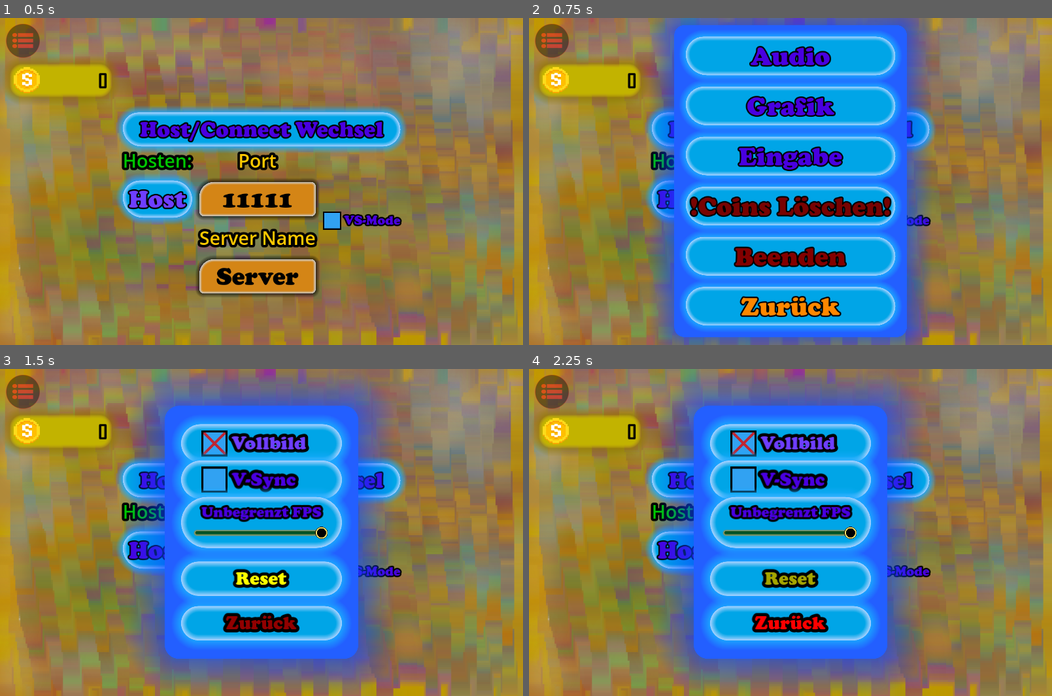
Above: before the commit, frames 1-4 (two rows, left to right).
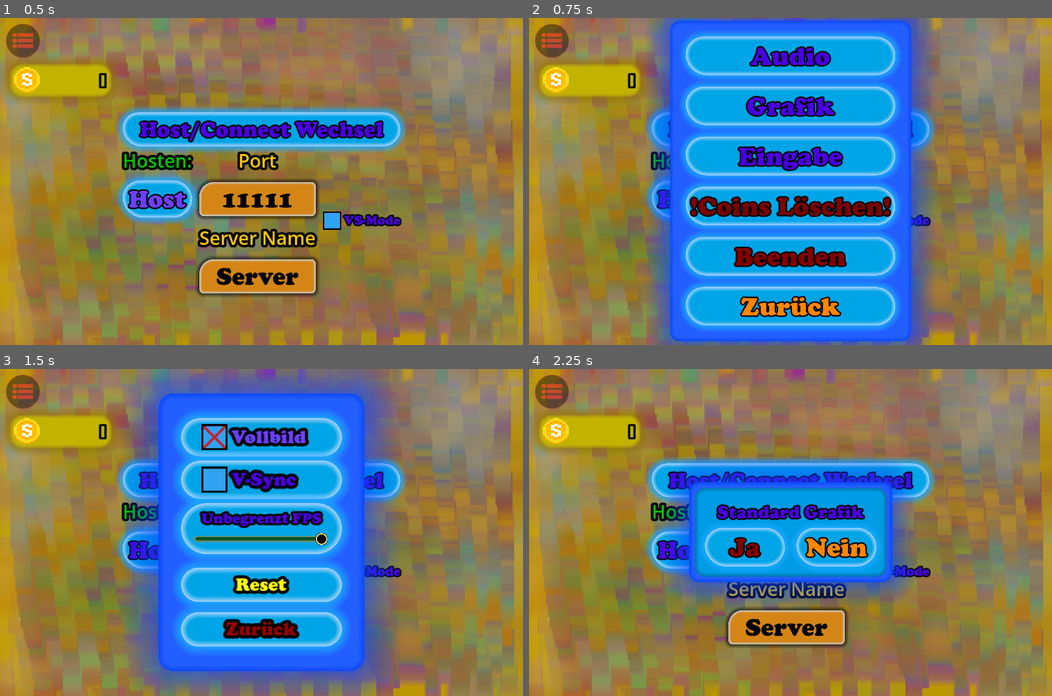
Above: after the commit, the same moments.

Repository: NIK-98/Paint_The_Ground
Game: Godot game, scene res://sceens/main.tscn
The game is run twice, just before and just after one commit, with the same random seed, the same clock (stepped at 60 frames per second) and the same inputs.
Inputs (mouse positions are in pixels of both pictures, inside the frame that each line leads up to):
- Up to frame 1 (0.5 s): no input
- Up to frame 2 (0.75 s): click (549, 40) at 0.5 s
- Up to frame 3 (1.5 s): click "Grafik" at 1.25 s
- Up to frame 4 (2.25 s): click "Reset" at 2 s

Frame 1 is identical in both runs. In frame 2, 3.4% of the frame differs, in the area x 23-78%, y 0-100%; in frame 3, 27%; in frame 4, 38%, in the area x 25-75%, y 2-98%.

Commit message:
UI Optimiert

Diff:
--- a/sceens/Grafik.tscn
+++ b/sceens/Grafik.tscn
@@ -9,6 +9,12 @@
 
 [sub_resource type="StyleBoxFlat" id="StyleBoxFlat_0cxsb"]
 bg_color = Color(0.136623, 0.372036, 0.999999, 1)
+border_width_left = 15
+border_width_top = 15
+border_width_right = 15
+border_width_bottom = 15
+border_color = Color(0.0470588, 0.282353, 1, 1)
+border_blend = true
 corner_radius_top_left = 35
 corner_radius_top_right = 35
 corner_radius_bottom_right = 35
@@ -438,7 +444,7 @@
 
 [node name="VBoxContainer" type="VBoxContainer" parent="CanvasLayer/CenterContainer/PanelContainer/MarginContainer/VBoxContainer"]
 layout_mode = 2
-theme_override_constants/separation = -5
+theme_override_constants/separation = 10
 
 [node name="FullScreen" type="CheckBox" parent="CanvasLayer/CenterContainer/PanelContainer/MarginContainer/VBoxContainer/VBoxContainer"]
 layout_mode = 2
--- /dev/null
+++ b/sceens/akzeptieren.tscn
@@ -0,0 +1,265 @@
+[gd_scene load_steps=18 format=3 uid="uid://cm0bg75ggl3jp"]
+
+[ext_resource type="FontFile" uid="uid://ciijjbxlx6xl7" path="res://resources/fonts/COOPBL.ttf" id="1_v7suu"]
+[ext_resource type="Script" path="res://scripts/akzeptieren.gd" id="1_ycop2"]
+
+[sub_resource type="StyleBoxFlat" id="StyleBoxFlat_v44mi"]
+bg_color = Color(0.137, 0.372, 63.243, 1)
+border_width_left = 15
+border_width_top = 15
+border_width_right = 15
+border_width_bottom = 15
+border_color = Color(0.0461662, 0.283828, 0.999996, 1)
+border_blend = true
+corner_radius_top_left = 35
+corner_radius_top_right = 35
+corner_radius_bottom_right = 35
+corner_radius_bottom_left = 35
+expand_margin_left = 40.0
+expand_margin_top = 40.0
+expand_margin_right = 40.0
+expand_margin_bottom = 40.0
+shadow_color = Color(0.0375193, 0.275378, 1, 0.6)
+shadow_size = 90
+
+[sub_resource type="StyleBoxEmpty" id="StyleBoxEmpty_q6y0u"]
+
+[sub_resource type="StyleBoxFlat" id="StyleBoxFlat_4n6q3"]
+bg_color = Color(2.40654e-08, 0.280974, 0.196912, 1)
+border_width_left = 15
+border_width_top = 15
+border_width_right = 15
+border_width_bottom = 15
+border_color = Color(0, 0.282, 0.196, 0.286)
+border_blend = true
+corner_radius_top_left = 150
+corner_radius_bottom_right = 150
+shadow_color = Color(0, 0.282, 0.196, 0.757)
+shadow_size = 25
+
+[sub_resource type="StyleBoxFlat" id="StyleBoxFlat_h117j"]
+bg_color = Color(0, 0.647733, 0.903827, 1)
+border_width_left = 15
+border_width_top = 15
+border_width_right = 15
+border_width_bottom = 15
+border_color = Color(0.646257, 0.819201, 1, 1)
+border_blend = true
+corner_radius_top_left = 859
+corner_radius_top_right = 1024
+corner_radius_bottom_right = 1024
+corner_radius_bottom_left = 1024
+shadow_color = Color(0.099, 0.67, 1, 0.854)
+shadow_size = 25
+
+[sub_resource type="StyleBoxFlat" id="StyleBoxFlat_4uxn1"]
+bg_color = Color(0, 0.647733, 0.903827, 1)
+border_width_left = 15
+border_width_top = 15
+border_width_right = 15
+border_width_bottom = 15
+border_color = Color(0.646257, 0.819201, 1, 1)
+border_blend = true
+corner_radius_top_left = 1024
+corner_radius_top_right = 1024
+corner_radius_bottom_right = 1024
+corner_radius_bottom_left = 1024
+shadow_color = Color(0.099, 0.67, 1, 0.854)
+shadow_size = 25
+
+[sub_resource type="StyleBoxFlat" id="StyleBoxFlat_udp7r"]
+bg_color = Color(0, 0.647733, 0.903827, 1)
+border_width_left = 15
+border_width_top = 15
+border_width_right = 15
+border_width_bottom = 15
+border_color = Color(0.646257, 0.819201, 1, 1)
+border_blend = true
+corner_radius_top_left = 1024
+corner_radius_top_right = 1024
+corner_radius_bottom_right = 1024
+corner_radius_bottom_left = 1024
+expand_margin_left = 35.0
+expand_margin_right = 35.0
+expand_margin_bottom = 20.0
+shadow_color = Color(0.099, 0.67, 1, 0.854)
+shadow_size = 25
+
+[sub_resource type="Theme" id="Theme_6sfp6"]
+default_font = ExtResource("1_v7suu")
+Button/colors/font_color = Color(0.284398, 0.000272228, 0.877517, 1)
+Button/colors/font_focus_color = Color(0.433069, 0.241361, 1, 1)
+Button/colors/font_hover_color = Color(0.431373, 0.243137, 1, 1)
+Button/colors/font_hover_pressed_color = Color(0.431373, 0.243137, 1, 1)
+Button/colors/font_outline_color = Color(0, 0, 0, 1)
+Button/colors/font_pressed_color = Color(0.431373, 0.243137, 1, 1)
+Button/constants/outline_size = 20
+Button/font_sizes/font_size = 45
+Button/styles/focus = SubResource("StyleBoxEmpty_q6y0u")
+Button/styles/hover = SubResource("StyleBoxFlat_4n6q3")
+Button/styles/normal = SubResource("StyleBoxFlat_h117j")
+Button/styles/pressed = SubResource("StyleBoxFlat_4uxn1")
+Label/colors/font_color = Color(0.286275, 0, 0.878431, 1)
+Label/colors/font_outline_color = Color(0, 0, 0, 1)
+Label/constants/outline_size = 20
+Label/styles/normal = SubResource("StyleBoxFlat_udp7r")
+
+[sub_resource type="StyleBoxFlat" id="StyleBoxFlat_tdoe4"]
+bg_color = Color(9.62615e-07, 0.605707, 0.896598, 1)
+border_width_left = 15
+border_width_top = 15
+border_width_right = 15
+border_width_bottom = 15
+border_color = Color(1.15514e-06, 0.459416, 0.689032, 1)
+border_blend = true
+corner_radius_top_left = 35
+corner_radius_top_right = 35
+corner_radius_bottom_right = 35
+corner_radius_bottom_left = 35
+expand_margin_left = 35.0
+expand_margin_top = 35.0
+expand_margin_right = 35.0
+expand_margin_bottom = 175.0
+
+[sub_resource type="StyleBoxEmpty" id="StyleBoxEmpty_bf5ck"]
+
+[sub_resource type="StyleBoxFlat" id="StyleBoxFlat_f6q0u"]
+bg_color = Color(0, 0.647733, 0.903827, 1)
+border_width_left = 15
+border_width_top = 15
+border_width_right = 15
+border_width_bottom = 15
+border_color = Color(0.646257, 0.819201, 1, 1)
+border_blend = true
+corner_radius_top_left = 859
+corner_radius_top_right = 1024
+corner_radius_bottom_right = 1024
+corner_radius_bottom_left = 1024
+shadow_color = Color(0.099, 0.67, 1, 0.854)
+shadow_size = 25
+
+[sub_resource type="StyleBoxFlat" id="StyleBoxFlat_kngc3"]
+bg_color = Color(0, 0.647733, 0.903827, 1)
+border_width_left = 15
+border_width_top = 15
+border_width_right = 15
+border_width_bottom = 15
+border_color = Color(0.646257, 0.819201, 1, 1)
+border_blend = true
+corner_radius_top_left = 859
+corner_radius_top_right = 1024
+corner_radius_bottom_right = 1024
+corner_radius_bottom_left = 1024
+shadow_color = Color(0.099, 0.67, 1, 0.854)
+shadow_size = 25
+
+[sub_resource type="StyleBoxFlat" id="StyleBoxFlat_gqje5"]
+bg_color = Color(0, 0.647733, 0.903827, 1)
+border_width_left = 15
+border_width_top = 15
+border_width_right = 15
+border_width_bottom = 15
+border_color = Color(0.646257, 0.819201, 1, 1)
+border_blend = true
+corner_radius_top_left = 1024
+corner_radius_top_right = 1024
+corner_radius_bottom_right = 1024
+corner_radius_bottom_left = 1024
+shadow_color = Color(0.099, 0.67, 1, 0.854)
+shadow_size = 25
+
+[sub_resource type="Theme" id="Theme_hq385"]
+default_font = ExtResource("1_v7suu")
+Button/colors/font_color = Color(1, 0, 0, 1)
+Button/colors/font_focus_color = Color(0.513753, 1.11904e-06, 1.92523e-07, 1)
+Button/colors/font_hover_color = Color(0.513726, 0, 0, 1)
+Button/colors/font_hover_pressed_color = Color(0.513726, 0, 0, 1)
+Button/colors/font_outline_color = Color(0, 0, 0, 1)
+Button/colors/font_pressed_color = Color(0.513726, 0, 0, 1)
+Button/constants/outline_size = 20
+Button/font_sizes/font_size = 90
+Button/styles/focus = SubResource("StyleBoxEmpty_bf5ck")
+Button/styles/hover = SubResource("StyleBoxFlat_f6q0u")
+Button/styles/normal = SubResource("StyleBoxFlat_kngc3")
+Button/styles/pressed = SubResource("StyleBoxFlat_gqje5")
+
+[sub_resource type="StyleBoxFlat" id="StyleBoxFlat_qmeak"]
+bg_color = Color(0, 0.647733, 0.903827, 1)
+border_width_left = 15
+border_width_top = 15
+border_width_right = 15
+border_width_bottom = 15
+border_color = Color(0.646257, 0.819201, 1, 1)
+border_blend = true
+corner_radius_top_left = 859
+corner_radius_top_right = 1024
+corner_radius_bottom_right = 1024
+corner_radius_bottom_left = 1024
+shadow_color = Color(0.099, 0.67, 1, 0.854)
+shadow_size = 25
+
+[sub_resource type="Theme" id="Theme_2bw1u"]
+default_font = ExtResource("1_v7suu")
+Button/colors/font_color = Color(1, 0.529412, 0, 1)
+Button/colors/font_focus_color = Color(0.480708, 0.241753, 9.62615e-08, 1)
+Button/colors/font_hover_color = Color(0.482353, 0.243137, 0, 1)
+Button/colors/font_hover_pressed_color = Color(0.482353, 0.243137, 0, 1)
+Button/colors/font_outline_color = Color(0, 0, 0, 1)
+Button/colors/font_pressed_color = Color(0.482353, 0.243137, 0, 1)
+Button/constants/outline_size = 20
+Button/font_sizes/font_size = 90
+Button/styles/focus = SubResource("StyleBoxEmpty_bf5ck")
+Button/styles/hover = SubResource("StyleBoxFlat_qmeak")
+Button/styles/normal = SubResource("StyleBoxFlat_kngc3")
+Button/styles/pressed = SubResource("StyleBoxFlat_gqje5")
+
+[node name="akzeptieren" type="CenterContainer"]
+anchors_preset = 15
+anchor_right = 1.0
+anchor_bottom = 1.0
+offset_right = 550.0
+offset_bottom = 340.0
+grow_horizontal = 2
+grow_vertical = 2
+script = ExtResource("1_ycop2")
+
+[node name="PanelContainer" type="PanelContainer" parent="."]
+layout_mode = 2
+theme_override_styles/panel = SubResource("StyleBoxFlat_v44mi")
+
+[node name="VBoxContainer" type="VBoxContainer" parent="PanelContainer"]
+layout_mode = 2
+
+[node name="Label" type="Label" parent="PanelContainer/VBoxContainer"]
+layout_mode = 2
+theme = SubResource("Theme_6sfp6")
+theme_override_font_sizes/font_size = 61
+theme_override_styles/normal = SubResource("StyleBoxFlat_tdoe4")
+horizontal_alignment = 1
+vertical_alignment = 1
+
+[node name="CenterContainer" type="CenterContainer" parent="PanelContainer/VBoxContainer"]
+layout_mode = 2
+
+[node name="HBoxContainer" type="HBoxContainer" parent="PanelContainer/VBoxContainer/CenterContainer"]
+layout_mode = 2
+theme_override_constants/separation = 40
+
+[node name="Ja" type="Button" parent="PanelContainer/VBoxContainer/CenterContainer/HBoxContainer"]
+custom_minimum_size = Vector2(280, 0)
+layout_mode = 2
+theme = SubResource("Theme_hq385")
+text = "Ja"
+
+[node name="Nein" type="Button" parent="PanelContainer/VBoxContainer/CenterContainer/HBoxContainer"]
+custom_minimum_size = Vector2(280, 0)
+layout_mode = 2
+theme = SubResource("Theme_2bw1u")
+text = "Nein"
+
+[connection signal="focus_entered" from="PanelContainer/VBoxContainer/CenterContainer/HBoxContainer/Ja" to="." method="_on_focus_entered"]
+[connection signal="mouse_entered" from="PanelContainer/VBoxContainer/CenterContainer/HBoxContainer/Ja" to="." method="_on_mouse_entered"]
+[connection signal="pressed" from="PanelContainer/VBoxContainer/CenterContainer/HBoxContainer/Ja" to="." method="_on_ja_pressed"]
+[connection signal="focus_entered" from="PanelContainer/VBoxContainer/CenterContainer/HBoxContainer/Nein" to="." method="_on_focus_entered"]
+[connection signal="mouse_entered" from="PanelContainer/VBoxContainer/CenterContainer/HBoxContainer/Nein" to="." method="_on_mouse_entered"]
+[connection signal="pressed" from="PanelContainer/VBoxContainer/CenterContainer/HBoxContainer/Nein" to="." method="_on_nein_pressed"]
--- a/sceens/audio_menu.tscn
+++ b/sceens/audio_menu.tscn
@@ -34,6 +34,12 @@
 
 [sub_resource type="StyleBoxFlat" id="StyleBoxFlat_qsaar"]
 bg_color = Color(0.136623, 0.372036, 0.999999, 1)
+border_width_left = 15
+border_width_top = 15
+border_width_right = 15
+border_width_bottom = 15
+border_color = Color(0.0470588, 0.282353, 1, 1)
+border_blend = true
 corner_radius_top_left = 35
 corner_radius_top_right = 35
 corner_radius_bottom_right = 35
--- a/sceens/control.tscn
+++ b/sceens/control.tscn
@@ -6,12 +6,19 @@
 
 [sub_resource type="StyleBoxFlat" id="StyleBoxFlat_txcqd"]
 bg_color = Color(0.136623, 0.372036, 0.999999, 1)
+border_width_left = 15
+border_width_top = 15
+border_width_right = 15
+border_width_bottom = 15
+border_color = Color(0.0470588, 0.282353, 1, 1)
 corner_radius_top_left = 35
 corner_radius_top_right = 35
 corner_radius_bottom_right = 35
 corner_radius_bottom_left = 35
 expand_margin_left = 30.0
+expand_margin_top = 30.0
 expand_margin_right = 30.0
+expand_margin_bottom = 30.0
 shadow_color = Color(0.0375193, 0.275378, 1, 0.6)
 shadow_size = 90
 
--- a/sceens/main.tscn
+++ b/sceens/main.tscn
@@ -7,6 +7,7 @@
 [ext_resource type="FontFile" uid="uid://ciijjbxlx6xl7" path="res://resources/fonts/COOPBL.ttf" id="7_buwn4"]
 [ext_resource type="Texture2D" uid="uid://b66h85qrle3os" path="res://assets/controll/exit.png" id="7_dpqrl"]
 [ext_resource type="Texture2D" uid="uid://dcv3sqwpfh0ga" path="res://assets/controll/back.png" id="8_40dan"]
+[ext_resource type="PackedScene" uid="uid://cm0bg75ggl3jp" path="res://sceens/akzeptieren.tscn" id="8_177q6"]
 [ext_resource type="PackedScene" uid="uid://cplkk5xrb2ltq" path="res://sceens/coin_display.tscn" id="8_y3nry"]
 [ext_resource type="PackedScene" uid="uid://dfqq0gn33scbo" path="res://sceens/audio_menu.tscn" id="9_gg8o3"]
 [ext_resource type="Texture2D" uid="uid://cib66xypuplv1" path="res://assets/controll/Tap.png" id="9_jd08x"]
@@ -15,7 +16,13 @@
 [ext_resource type="PackedScene" uid="uid://bfmrdi2wbhcxg" path="res://sceens/control.tscn" id="12_v5gxd"]
 
 [sub_resource type="StyleBoxFlat" id="StyleBoxFlat_v44mi"]
-bg_color = Color(0.136623, 0.372036, 0.999999, 1)
+bg_color = Color(0.137, 0.372, 63.243, 1)
+border_width_left = 15
+border_width_top = 15
+border_width_right = 15
+border_width_bottom = 15
+border_color = Color(0.0461662, 0.283828, 0.999996, 1)
+border_blend = true
 corner_radius_top_left = 35
 corner_radius_top_right = 35
 corner_radius_bottom_right = 35
@@ -325,6 +332,9 @@
 layout_mode = 2
 theme = SubResource("Theme_2bw1u")
 text = "Zurück"
+
+[node name="akzeptieren" parent="CanvasLayer" instance=ExtResource("8_177q6")]
+visible = false
 
 [node name="money" type="CanvasLayer" parent="."]
 layer = 8
--- a/scripts/Global.gd
+++ b/scripts/Global.gd
@@ -27,3 +27,4 @@
 var ui_hover_sound = false
 
 var esc_is_pressing_in_game = false
+var akzept = ""
--- a/scripts/Grafik.gd
+++ b/scripts/Grafik.gd
@@ -6,6 +6,7 @@
 @onready var back = $CanvasLayer/CenterContainer/PanelContainer/MarginContainer/VBoxContainer/VBoxContainer2/back
 @onready var fps_max = $CanvasLayer/CenterContainer/PanelContainer/MarginContainer/VBoxContainer/VBoxContainer/VBoxContainer/FPS_MAX
 @onready var fps = $CanvasLayer/CenterContainer/PanelContainer/MarginContainer/VBoxContainer/VBoxContainer/VBoxContainer/Fps
+@onready var main = get_parent()
 
 var save_grafik_path = "user://savegrafiksettings.save"
 
@@ -136,7 +137,13 @@
 
 
 func _on_reset_pressed():
-	Global.ui_sound = true
+	if Global.akzept.is_empty():
+		Global.ui_sound = true
+		Global.akzept = "Standard Grafik"
+		$CanvasLayer.visible = false
+		main.get_node("CanvasLayer/akzeptieren").visible = true
+		main.get_node("CanvasLayer/akzeptieren/PanelContainer/VBoxContainer/CenterContainer/HBoxContainer/Ja").grab_focus()
+		return
 	if OS.get_name() == "Windows" or OS.get_name() == "Linux":
 		option_button.visible = false
 		full_screen.set_pressed_no_signal(true)
@@ -148,6 +155,7 @@
 	v_sync.set_pressed_no_signal(false)
 	_on_v_sync_toggled(false)
 	reset = true
+	Global.akzept = ""
 
 
 func _on_v_sync_toggled(toggled_on: bool) -> void:
--- /dev/null
+++ b/scripts/akzeptieren.gd
@@ -0,0 +1,92 @@
+extends CenterContainer
+
+@onready var main = get_parent().get_parent()
+@onready var label: Label = $PanelContainer/VBoxContainer/Label
+
+# Called when the node enters the scene tree for the first time.
+func _ready() -> void:
+	pass # Replace with function body.
+
+
+# Called every frame. 'delta' is the elapsed time since the previous frame.
+func _physics_process(_delta: float) -> void:
+	if label.text.is_empty() and visible:
+		label.text = Global.akzept
+
+
+func _on_ja_pressed() -> void:
+	Global.ui_sound = true
+	if Global.akzept == "Beenden":
+		main._on_beenden_pressed()
+		get_parent().get_node("Menu/PanelContainer/VBoxContainer/Beenden").grab_focus()
+		visible = false
+		label.text = ""
+	if Global.akzept == "Coins Löschen":
+		main._on_deleteuser_pressed()
+		get_parent().get_node("Menu/PanelContainer/VBoxContainer/Beenden").grab_focus()
+		get_parent().get_node("Menu").visible = true
+		visible = false
+		label.text = ""
+	if Global.akzept == "Standard Grafik":
+		main.get_node("Grafik")._on_reset_pressed()
+		main.get_node("Grafik/CanvasLayer/CenterContainer/PanelContainer/MarginContainer/VBoxContainer/VBoxContainer2/Reset").grab_focus()
+		main.get_node("Grafik/CanvasLayer").visible = true
+		visible = false
+		label.text = ""
+	if Global.akzept == "Standard Audio":
+		main.get_node("Audio_menu")._on_reset_pressed()
+		main.get_node("Audio_menu/CanvasLayer/CenterContainer/PanelContainer/MarginContainer/VBoxContainer/VBoxContainer2/Reset").grab_focus()
+		main.get_node("Audio_menu/CanvasLayer").visible = true
+		visible = false
+		Global.akzept = ""
+		label.text = ""
+	if Global.akzept == "Standard Eingabe":
+		main.get_node("Control")._on_reset_pressed()
+		main.get_node("Control/CanvasLayer/CenterContainer/PanelContainer/MarginContainer/VBoxContainer/VBoxContainer2/Reset").grab_focus()
+		main.get_node("Control/CanvasLayer").visible = true
+		visible = false
+		Global.akzept = ""
+		label.text = ""
+
+
+func _on_nein_pressed() -> void:
+	Global.ui_sound = true
+	if Global.akzept == "Beenden":
+		get_parent().get_node("Menu/PanelContainer/VBoxContainer/Beenden").grab_focus()
+		get_parent().get_node("Menu").visible = true
+		visible = false
+		Global.akzept = ""
+		label.text = ""
+	if Global.akzept == "Coins Löschen":
+		get_parent().get_node("Menu/PanelContainer/VBoxContainer/Beenden").grab_focus()
+		get_parent().get_node("Menu").visible = true
+		visible = false
+		Global.akzept = ""
+		label.text = ""
+	if Global.akzept == "Standard Grafik":
+		main.get_node("Grafik/CanvasLayer/CenterContainer/PanelContainer/MarginContainer/VBoxContainer/VBoxContainer2/Reset").grab_focus()
+		main.get_node("Grafik/CanvasLayer").visible = true
+		visible = false
+		Global.akzept = ""
+		label.text = ""
+	if Global.akzept == "Standard Audio":
+		main.get_node("Audio_menu/CanvasLayer/CenterContainer/PanelContainer/MarginContainer/VBoxContainer/VBoxContainer2/Reset").grab_focus()
+		main.get_node("Audio_menu/CanvasLayer").visible = true
+		visible = false
+		Global.akzept = ""
+		label.text = ""
+	if Global.akzept == "Standard Eingabe":
+		main.get_node("Control/CanvasLayer/CenterContainer/PanelContainer/MarginContainer/VBoxContainer/VBoxContainer2/Reset").grab_focus()
+		main.get_node("Control/CanvasLayer").visible = true
+		visible = false
+		Global.akzept = ""
+		label.text = ""
+
+
+func _on_focus_entered() -> void:
+	if not Input.is_mouse_button_pressed(MOUSE_BUTTON_LEFT):
+		Global.ui_hover_sound = true
+
+
+func _on_mouse_entered() -> void:
+	Global.ui_hover_sound = true
--- a/scripts/audio_menu.gd
+++ b/scripts/audio_menu.gd
@@ -121,7 +121,13 @@
 
 
 func _on_reset_pressed():
-	Global.ui_sound = true
+	if Global.akzept.is_empty():
+		Global.ui_sound = true
+		Global.akzept = "Standard Audio"
+		$CanvasLayer.visible = false
+		main.get_node("CanvasLayer/akzeptieren").visible = true
+		main.get_node("CanvasLayer/akzeptieren/PanelContainer/VBoxContainer/CenterContainer/HBoxContainer/Ja").grab_focus()
+		return
 	if FileAccess.file_exists(save_audio_setting_path):
 		DirAccess.remove_absolute(save_audio_setting_path)
 
@@ -138,6 +144,7 @@
 	AudioServer.set_bus_volume_db(ui_bus, ui.value)
 	music.value = music_volume
 	AudioServer.set_bus_volume_db(music_bus, music.value)
+	Global.akzept = ""
 
 
 func _on_reset_mouse_entered():
--- a/scripts/control.gd
+++ b/scripts/control.gd
@@ -31,11 +31,18 @@
 
 
 func _on_reset_pressed() -> void:
-	Global.ui_sound = true
+	if Global.akzept.is_empty():
+		Global.ui_sound = true
+		Global.akzept = "Standard Eingabe"
+		$CanvasLayer.visible = false
+		main.get_node("CanvasLayer/akzeptieren").visible = true
+		main.get_node("CanvasLayer/akzeptieren/PanelContainer/VBoxContainer/CenterContainer/HBoxContainer/Ja").grab_focus()
+		return
 	reseted = true
 	for i in v_box_button_container.get_children():
 		if i.is_in_group("bind"):
 			i.set_process(true)
+	Global.akzept = ""
 
 
 func _on_back_pressed() -> void:
--- a/scripts/main.gd
+++ b/scripts/main.gd
@@ -6,6 +6,7 @@
 var save_grafik_path = "user://savegrafiksettings.save"
 var save_input_setting_path = "user://saveinputsettings.save"
 var server_browser_new = preload("res://sceens/server_browser.tscn")
+@onready var akzeptieren: CenterContainer = $CanvasLayer/akzeptieren
 
 var controll_switcher = false
 
@@ -139,7 +140,13 @@
 
 
 func _on_beenden_pressed():
-	Global.ui_sound = true
+	if Global.akzept.is_empty():
+		Global.ui_sound = true
+		Global.akzept = "Beenden"
+		$CanvasLayer/Menu.visible = false
+		$CanvasLayer/akzeptieren.visible = true
+		$CanvasLayer/akzeptieren/PanelContainer/VBoxContainer/CenterContainer/HBoxContainer/Ja.grab_focus()
+		return
 	await get_tree().create_timer(0.1).timeout
 	if $CanvasLayer2/Control/UI.esc_is_pressing and get_node("Level").get_child_count() <= 0:
 		$CanvasLayer2/Control/UI.esc_is_pressing = false
@@ -152,6 +159,7 @@
 		get_node("Level/level/loby").exit("Verbindung Selber beendet!", true)
 
 	$CanvasLayer/Menu.visible = false
+	Global.akzept = ""
 
 
 func _on_zurück_pressed():
@@ -262,7 +270,15 @@
 
 
 func _on_deleteuser_pressed() -> void:
+	if Global.akzept.is_empty():
+		Global.ui_sound = true
+		Global.akzept = "Coins Löschen"
+		$CanvasLayer/Menu.visible = false
+		$CanvasLayer/akzeptieren.visible = true
+		$CanvasLayer/akzeptieren/PanelContainer/VBoxContainer/CenterContainer/HBoxContainer/Ja.grab_focus()
+		return
 	$money/coin_display.saveplayer(true)
+	Global.akzept = ""
 
 
 func _on_deleteuser_focus_entered() -> void:
Not shown: 9 places in sceens/audio_menu.tscn that only renumber resources
Not shown: 1 places in sceens/main.tscn that only renumber resources
